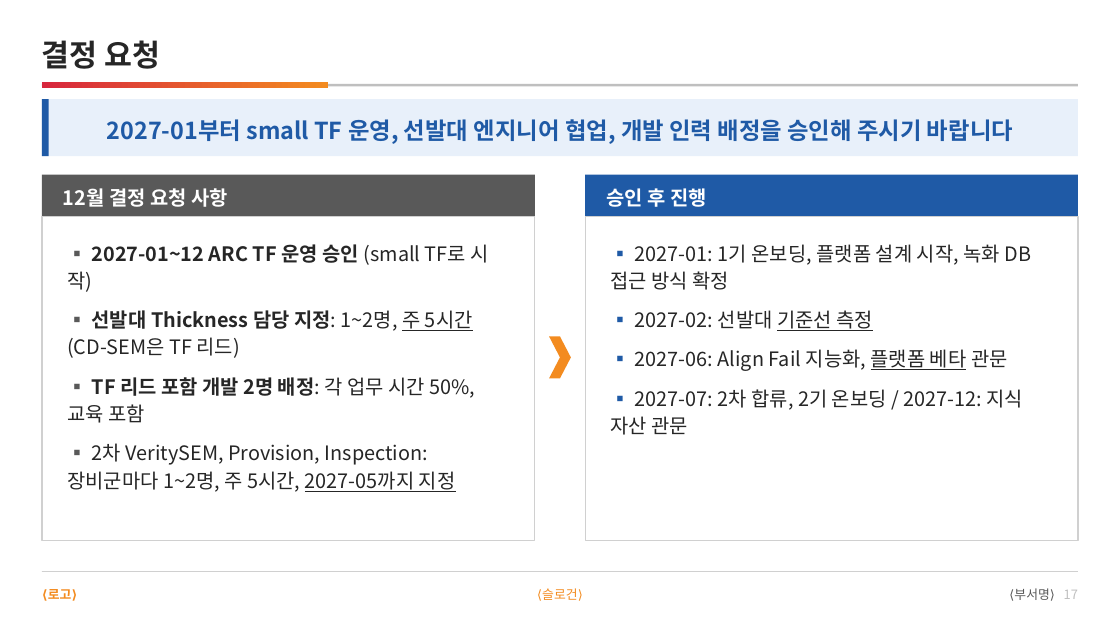
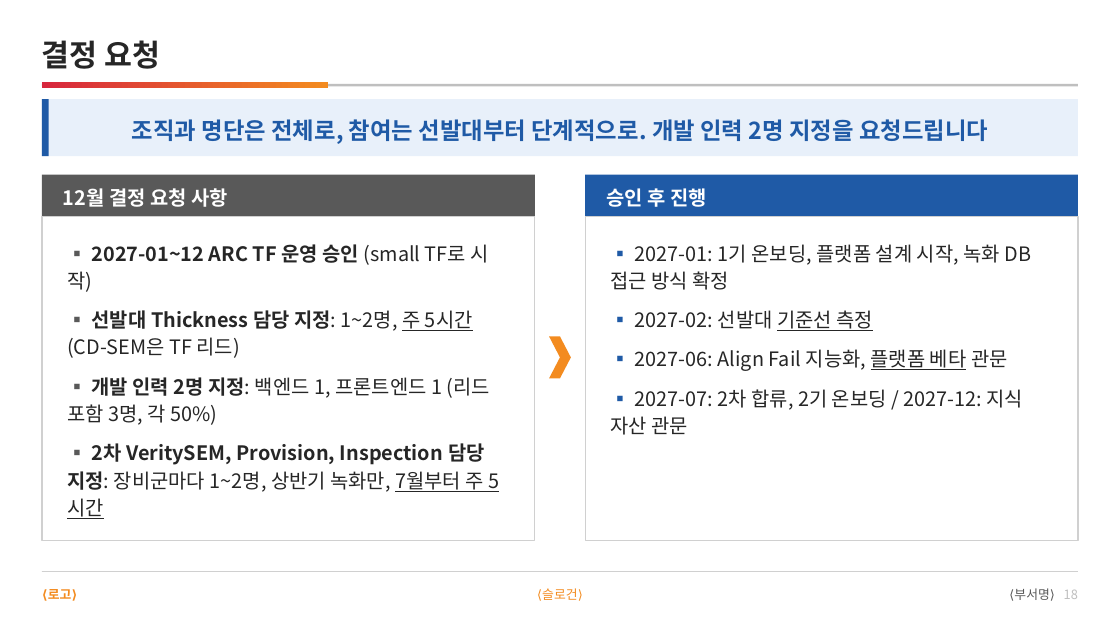
Before and after one commit to DarrenKoi/pm_notes, a slide deck: slide 18 of my-task/arc-tf/deliverables/arc-tf-proposal.pptx (slide 17 before the commit). Drawn at 1120x630 pixels with LibreOffice and Linux fonts; fonts in the diff are those of the drawing. Boxes give left, top, right and bottom in pixels: in the first picture for what was removed or moved away, otherwise in the second. Text is boxed around its words. In the diff, an @@ line names an element or a change of style, - is before the commit and + after.

```diff
--- a/my-task/arc-tf/deliverables/arc-tf-proposal.pptx
+++ b/my-task/arc-tf/deliverables/arc-tf-proposal.pptx
@@ text at (132,119,988,144): text changed @@
-2027-01부터 small TF 운영, 선발대 엔지니어 협업, 개발 인력 배정을 승인해 주시기 바랍니다
+조직과 명단은 전체로, 참여는 선발대부터 단계적으로. 개발 인력 2명 지정을 요청드립니다
@@ text at (67,377,490,492): text changed @@
-▪ TF 리드 포함 개발 2명 배정: 각 업무 시간 50%, 교육 포함
-▪ 2차 VeritySEM, Provision, Inspection: 장비군마다 1~2명, 주 5시간, 2027-05까지 지정
+▪ 개발 인력 2명 지정: 백엔드 1, 프론트엔드 1 (리드 포함 3명, 각 50%)
+▪ 2차 VeritySEM, Provision, Inspection 담당 지정: 장비군마다 1~2명, 상반기 녹화만, 7월부터 주 5시간
@@ text at (1014,588,1078,600): text changed @@
-⟨부서명⟩ 17
+⟨부서명⟩ 18
```
Also in this commit, not shown: 10 other slides changed, 1 slide added, 15 other files.
